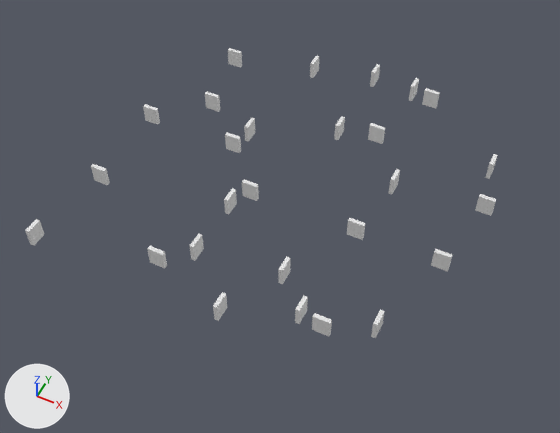
The FBX model bachelor/Assets/Prefabs/Models/Scene_Maze_moving.fbx: old version first, new version second.
Rendered twice from a 50 mm lens placed at (57.5, -125.2, 140.2), pointed at (-0.1, -10.0, -3.7). Lighting does not change. The marker at lower left points along +X, +Y and +Z.
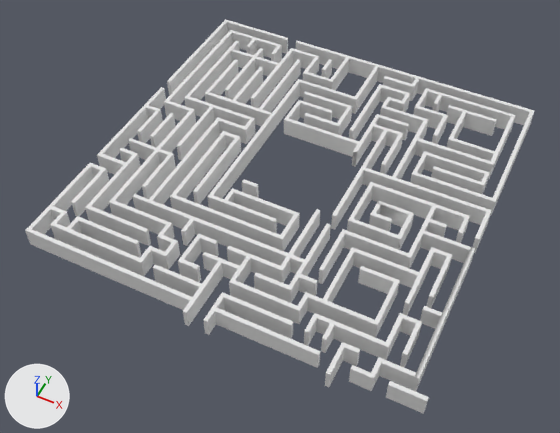
Boxes (x1, y1, x2, y2) around the edits, measured in the pictures (560 x 433 px):
'Walls', shown
    after: (29, 19, 534, 414)

The change, as a diff of the scene's bpy script:
```diff
--- a/bachelor/Assets/Prefabs/Models/Scene_Maze_moving.fbx.py
+++ b/bachelor/Assets/Prefabs/Models/Scene_Maze_moving.fbx.py
@@ ob_walls @@
 ob_walls.location = (0.0, 0.0, 0.0)
-ob_walls.hide_viewport = True
```
